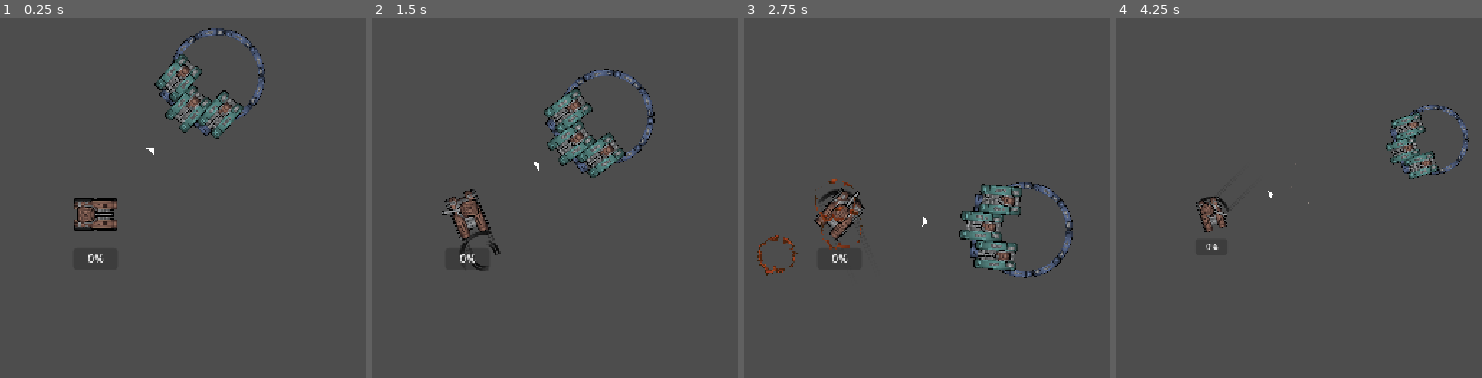
Above: before the commit, frames 1-4 (left to right).
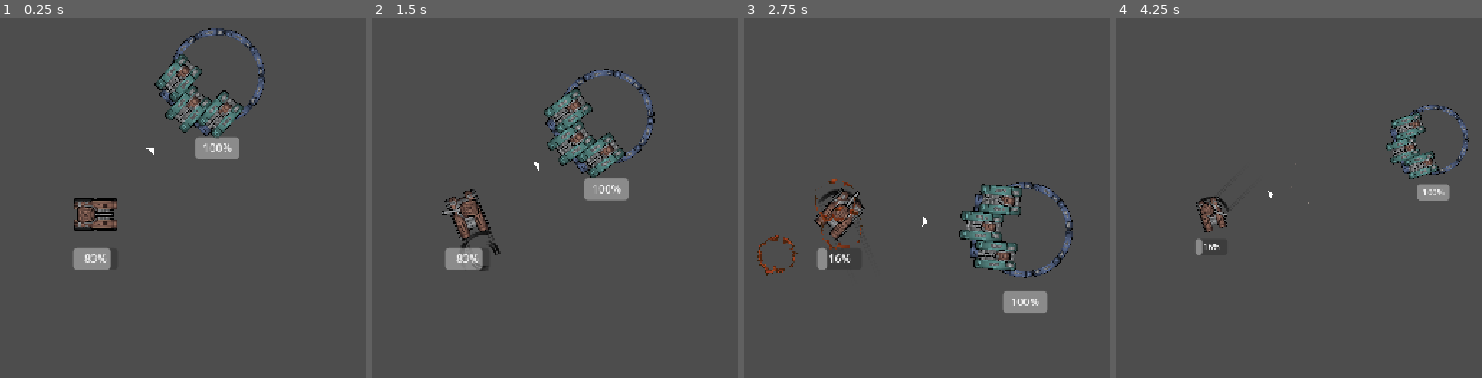
Above: after the commit, the same moments.

Repository: debris/tankrpg
Game: Godot game, scene res://src/test.tscn
Same seed, same stepped clock (60 frames per second), same inputs: the game is played once before the commit and once after it.
Inputs (mouse positions are in pixels of both pictures, inside the frame that each line leads up to):
- Up to frame 1 (0.25 s): no input
- Up to frame 2 (1.5 s): tap Enter at 0.5 s; move the mouse to (642, 190) at 0.52 s; hold D (move_right) 0.53-1.28 s; move the mouse to (outside the picture) at 1.27 s; hold S (move_down) from 1.28 s (still down)
- Up to frame 3 (2.75 s): move the mouse to (919, 115) at 2.02 s; release S (move_down) at 2.03 s; hold D (move_right) from 2.03 s (still down)
- Up to frame 4 (4.25 s): move the mouse to (1170, 302) at 2.77 s; release D (move_right) at 2.78 s; hold W (move_up) 2.78-3.53 s; move the mouse to (1452, 280) at 3.52 s; hold A (move_left) from 3.53 s (still down)

The runs differ from the first frame. In frame 1, 1.3% of the frame differs, in the area x 19-66%, y 33-70%; in frame 2, 1.4%, in the area x 19-71%, y 44-70%; in frame 3, 1.0%; in frame 4, 0.7%.

Commit message:
unified player and enemy character implementation, added health

Diff:
--- a/src/boss_a.tscn
+++ b/src/boss_a.tscn
@@ -1,14 +1,138 @@
-[gd_scene load_steps=8 format=3 uid="uid://c1kpo7odxbp1x"]
+[gd_scene load_steps=21 format=3 uid="uid://c1kpo7odxbp1x"]
 
 [ext_resource type="Script" uid="uid://dyxio481h6ibk" path="res://src/shoot_on_click.gd" id="1_6skci"]
+[ext_resource type="Script" uid="uid://cw2dt74eia04p" path="res://src/game_character.gd" id="1_c3vp1"]
 [ext_resource type="Texture2D" uid="uid://bsf8o128e1e48" path="res://assets/tanks/nice/Hull_05.png" id="1_o7glv"]
 [ext_resource type="PackedScene" uid="uid://bq0fpi8641yeu" path="res://src/bullet.tscn" id="2_lv5u0"]
 [ext_resource type="Texture2D" uid="uid://45byhs8lq5fa" path="res://assets/tanks/nice/Hull_01.png" id="3_d1fng"]
 [ext_resource type="Texture2D" uid="uid://0si3ng1te8dc" path="res://assets/tanks/nice/Gun_03.png" id="5_5xow0"]
 [ext_resource type="Texture2D" uid="uid://043aecofl25h" path="res://assets/tanks/nice/tank_side.png" id="6_sycpn"]
 [ext_resource type="Script" uid="uid://cveum6bjauqtr" path="res://src/circle.gd" id="7_lt8aw"]
-
-[node name="BossA" type="Node2D"]
+[ext_resource type="Script" uid="uid://dmiqxp4p0by5o" path="res://src/health.gd" id="9_nvjtk"]
+[ext_resource type="Script" uid="uid://1bhvdr12em3r" path="res://src/health_bar.gd" id="10_1k7im"]
+
+[sub_resource type="Animation" id="Animation_1k7im"]
+resource_name = "shoot"
+length = 0.5
+step = 0.1
+tracks/0/type = "value"
+tracks/0/imported = false
+tracks/0/enabled = true
+tracks/0/path = NodePath("RotationRoot/Body/TowerA/Gun:position")
+tracks/0/interp = 1
+tracks/0/loop_wrap = true
+tracks/0/keys = {
+"times": PackedFloat32Array(0, 0.5),
+"transitions": PackedFloat32Array(1, 1),
+"update": 0,
+"values": [Vector2(-6, 0), Vector2(0, 0)]
+}
+
+[sub_resource type="Animation" id="Animation_fggg6"]
+length = 0.001
+tracks/0/type = "value"
+tracks/0/imported = false
+tracks/0/enabled = true
+tracks/0/path = NodePath("RotationRoot/Body/TowerA/Gun:position")
+tracks/0/interp = 1
+tracks/0/loop_wrap = true
+tracks/0/keys = {
+"times": PackedFloat32Array(0),
+"transitions": PackedFloat32Array(1),
+"update": 0,
+"values": [Vector2(0, 0)]
+}
+
+[sub_resource type="AnimationLibrary" id="AnimationLibrary_fggg6"]
+_data = {
+&"RESET": SubResource("Animation_fggg6"),
+&"shoot": SubResource("Animation_1k7im")
+}
+
+[sub_resource type="Animation" id="Animation_5qqah"]
+resource_name = "shoot"
+length = 0.5
+step = 0.1
+tracks/0/type = "value"
+tracks/0/imported = false
+tracks/0/enabled = true
+tracks/0/path = NodePath("Gun:position")
+tracks/0/interp = 1
+tracks/0/loop_wrap = true
+tracks/0/keys = {
+"times": PackedFloat32Array(0, 0.5),
+"transitions": PackedFloat32Array(1, 1),
+"update": 0,
+"values": [Vector2(-6, 0), Vector2(0, 0)]
+}
+
+[sub_resource type="Animation" id="Animation_yvgdy"]
+length = 0.001
+tracks/0/type = "value"
+tracks/0/imported = false
+tracks/0/enabled = true
+tracks/0/path = NodePath("Gun:position")
+tracks/0/interp = 1
+tracks/0/loop_wrap = true
+tracks/0/keys = {
+"times": PackedFloat32Array(0),
+"transitions": PackedFloat32Array(1),
+"update": 0,
+"values": [Vector2(0, 0)]
+}
+
+[sub_resource type="AnimationLibrary" id="AnimationLibrary_yvgdy"]
+_data = {
+&"RESET": SubResource("Animation_yvgdy"),
+&"shoot": SubResource("Animation_5qqah")
+}
+
+[sub_resource type="Animation" id="Animation_xbdup"]
+resource_name = "shoot"
+length = 0.5
+step = 0.1
+tracks/0/type = "value"
+tracks/0/imported = false
+tracks/0/enabled = true
+tracks/0/path = NodePath("Gun:position")
+tracks/0/interp = 1
+tracks/0/loop_wrap = true
+tracks/0/keys = {
+"times": PackedFloat32Array(0, 0.5),
+"transitions": PackedFloat32Array(1, 1),
+"update": 0,
+"values": [Vector2(-6, 0), Vector2(0, 0)]
+}
+
+[sub_resource type="Animation" id="Animation_hha46"]
+length = 0.001
+tracks/0/type = "value"
+tracks/0/imported = false
+tracks/0/enabled = true
+tracks/0/path = NodePath("Gun:position")
+tracks/0/interp = 1
+tracks/0/loop_wrap = true
+tracks/0/keys = {
+"times": PackedFloat32Array(0),
+"transitions": PackedFloat32Array(1),
+"update": 0,
+"values": [Vector2(0, 0)]
+}
+
+[sub_resource type="AnimationLibrary" id="AnimationLibrary_hha46"]
+_data = {
+&"RESET": SubResource("Animation_hha46"),
+&"shoot": SubResource("Animation_xbdup")
+}
+
+[sub_resource type="CircleShape2D" id="CircleShape2D_c3vp1"]
+radius = 72.0
+
+[node name="BossA" type="CharacterBody2D"]
+collision_layer = 2
+collision_mask = 3
+script = ExtResource("1_c3vp1")
+metadata/_custom_type_script = "uid://cw2dt74eia04p"
 
 [node name="Line2D" type="Line2D" parent="."]
 texture_repeat = 2
@@ -29,12 +153,12 @@
 position = Vector2(64, 0)
 metadata/_edit_group_ = true
 
-[node name="Hull05" type="Sprite2D" parent="RotationRoot/Body"]
+[node name="HullX" type="Sprite2D" parent="RotationRoot/Body"]
 position = Vector2(-8, -16)
 scale = Vector2(0.25, 0.25)
 texture = ExtResource("1_o7glv")
 
-[node name="Hull06" type="Sprite2D" parent="RotationRoot/Body"]
+[node name="HullX2" type="Sprite2D" parent="RotationRoot/Body"]
 position = Vector2(-8, 16)
 rotation = 3.14159
 scale = Vector2(0.25, 0.25)
@@ -43,38 +167,51 @@
 [node name="TowerA" type="Node2D" parent="RotationRoot/Body"]
 position = Vector2(-24, -40)
 
-[node name="Shoot" type="Node" parent="RotationRoot/Body/TowerA" node_paths=PackedStringArray("shooter", "bullet_origin")]
+[node name="Shoot" type="Node" parent="RotationRoot/Body/TowerA" node_paths=PackedStringArray("shooter", "bullet_origin", "animation_player")]
 script = ExtResource("1_6skci")
 shooter = NodePath("../../../..")
 bullet_origin = NodePath("..")
 bullet_scene = ExtResource("2_lv5u0")
+animation_player = NodePath("../ShootAnimationPlayer")
 metadata/_custom_type_script = "uid://dyxio481h6ibk"
 
-[node name="Hull04" type="Sprite2D" parent="RotationRoot/Body/TowerA"]
+[node name="ShootAnimationPlayer" type="AnimationPlayer" parent="RotationRoot/Body/TowerA"]
+root_node = NodePath("../../../..")
+libraries = {
+&"": SubResource("AnimationLibrary_fggg6")
+}
+
+[node name="Hull" type="Sprite2D" parent="RotationRoot/Body/TowerA"]
 rotation = 1.5708
 scale = Vector2(0.25, 0.25)
 texture = ExtResource("3_d1fng")
 
-[node name="Gun03" type="Sprite2D" parent="RotationRoot/Body/TowerA"]
+[node name="Gun" type="Sprite2D" parent="RotationRoot/Body/TowerA"]
 rotation = 1.5708
 scale = Vector2(0.25, 0.25)
 texture = ExtResource("5_5xow0")
 
 [node name="TowerA2" type="Node2D" parent="RotationRoot/Body"]
 
-[node name="Shoot" type="Node" parent="RotationRoot/Body/TowerA2" node_paths=PackedStringArray("shooter", "bullet_origin")]
+[node name="Shoot" type="Node" parent="RotationRoot/Body/TowerA2" node_paths=PackedStringArray("shooter", "bullet_origin", "animation_player")]
 script = ExtResource("1_6skci")
 shooter = NodePath("../../../..")
 bullet_origin = NodePath("..")
 bullet_scene = ExtResource("2_lv5u0")
+animation_player = NodePath("../ShootAnimationPlayer")
 metadata/_custom_type_script = "uid://dyxio481h6ibk"
 
-[node name="Hull03" type="Sprite2D" parent="RotationRoot/Body/TowerA2"]
+[node name="ShootAnimationPlayer" type="AnimationPlayer" parent="RotationRoot/Body/TowerA2"]
+libraries = {
+&"": SubResource("AnimationLibrary_yvgdy")
+}
+
+[node name="Hull" type="Sprite2D" parent="RotationRoot/Body/TowerA2"]
 rotation = 1.5708
 scale = Vector2(0.25, 0.25)
 texture = ExtResource("3_d1fng")
 
-[node name="Gun04" type="Sprite2D" parent="RotationRoot/Body/TowerA2"]
+[node name="Gun" type="Sprite2D" parent="RotationRoot/Body/TowerA2"]
 rotation = 1.5708
 scale = Vector2(0.25, 0.25)
 texture = ExtResource("5_5xow0")
@@ -82,23 +219,54 @@
 [node name="TowerA3" type="Node2D" parent="RotationRoot/Body"]
 position = Vector2(-24, 40)
 
-[node name="Shoot" type="Node" parent="RotationRoot/Body/TowerA3" node_paths=PackedStringArray("shooter", "bullet_origin")]
+[node name="Shoot" type="Node" parent="RotationRoot/Body/TowerA3" node_paths=PackedStringArray("shooter", "bullet_origin", "animation_player")]
 script = ExtResource("1_6skci")
 shooter = NodePath("../../../..")
 bullet_origin = NodePath("..")
 bullet_scene = ExtResource("2_lv5u0")
+animation_player = NodePath("../ShootAnimationPlayer")
 metadata/_custom_type_script = "uid://dyxio481h6ibk"
 
-[node name="Hull02" type="Sprite2D" parent="RotationRoot/Body/TowerA3"]
+[node name="ShootAnimationPlayer" type="AnimationPlayer" parent="RotationRoot/Body/TowerA3"]
+libraries = {
+&"": SubResource("AnimationLibrary_hha46")
+}
+
+[node name="Hull" type="Sprite2D" parent="RotationRoot/Body/TowerA3"]
 rotation = 1.5708
 scale = Vector2(0.25, 0.25)
 texture = ExtResource("3_d1fng")
 
-[node name="Gun05" type="Sprite2D" parent="RotationRoot/Body/TowerA3"]
+[node name="Gun" type="Sprite2D" parent="RotationRoot/Body/TowerA3"]
 rotation = 1.5708
 scale = Vector2(0.25, 0.25)
 texture = ExtResource("5_5xow0")
 
+[node name="CollisionShape2D" type="CollisionShape2D" parent="."]
+shape = SubResource("CircleShape2D_c3vp1")
+
+[node name="Health" type="Node" parent="."]
+script = ExtResource("9_nvjtk")
+current_health = 100.0
+max_health = 100.0
+metadata/_custom_type_script = "uid://dmiqxp4p0by5o"
+
+[node name="HealthBarRoot" type="Node2D" parent="."]
+top_level = true
+
+[node name="HealthBar" type="ProgressBar" parent="HealthBarRoot"]
+offset_left = -32.0
+offset_top = 88.0
+offset_right = 32.0
+offset_bottom = 120.0
+script = ExtResource("10_1k7im")
+
+[node name="RemoteTransform2D" type="RemoteTransform2D" parent="."]
+remote_path = NodePath("../HealthBarRoot")
+update_rotation = false
+
+[connection signal="on_hit" from="." to="Health" method="take_damage"]
 [connection signal="timeout" from="Timer" to="RotationRoot/Body/TowerA/Shoot" method="shoot"]
 [connection signal="timeout" from="Timer" to="RotationRoot/Body/TowerA2/Shoot" method="shoot"]
 [connection signal="timeout" from="Timer" to="RotationRoot/Body/TowerA3/Shoot" method="shoot"]
+[connection signal="health_changed" from="Health" to="HealthBarRoot/HealthBar" method="set_health"]
--- a/src/damage_player.gd
+++ b/src/damage_player.gd
@@ -6,7 +6,7 @@
 @export var hit_source: Node2D
 
 func hit_player(body: Node2D):
-	var player: PlayerCharacter = body
+	var player: GameCharacter = body
 	if player != null:
 		hit_source.queue_free()
 		player.hit(10.0)
--- a/src/dash.gd
+++ b/src/dash.gd
@@ -1,7 +1,7 @@
 extends Node
 class_name DashOnSpace
 
-@export var player: PlayerCharacter
+@export var player: GameCharacter
 
 func dash():
 	var tween = create_tween()
--- a/src/player.gd
+++ b/src/game_character.gd
@@ -1,5 +1,5 @@
 extends CharacterBody2D
-class_name PlayerCharacter
+class_name GameCharacter
 
 signal on_hit(damage: float)
 
--- /dev/null
+++ b/src/health.gd
@@ -0,0 +1,21 @@
+extends Node
+class_name Health
+
+signal health_changed(current: float, maxh: float)
+
+@export var current_health: float:
+	set(value):
+		current_health = value
+		health_changed.emit(current_health, max_health)
+
+@export var max_health: float:
+	set(value):
+		max_health = value
+		health_changed.emit(current_health, max_health)
+
+
+func _ready() -> void:
+	health_changed.emit(current_health, max_health)
+
+func take_damage(damage: float):
+	current_health -= damage
--- /dev/null
+++ b/src/health_bar.gd
@@ -0,0 +1,4 @@
+extends ProgressBar
+
+func set_health(current: float, maxh: float):
+	value = current/maxh * 100.0
--- a/src/player.tscn
+++ b/src/player.tscn
@@ -1,6 +1,6 @@
-[gd_scene load_steps=25 format=3 uid="uid://dienfwi6ydrvq"]
-
-[ext_resource type="Script" uid="uid://cw2dt74eia04p" path="res://src/player.gd" id="1_pg28d"]
+[gd_scene load_steps=27 format=3 uid="uid://dienfwi6ydrvq"]
+
+[ext_resource type="Script" uid="uid://cw2dt74eia04p" path="res://src/game_character.gd" id="1_pg28d"]
 [ext_resource type="Texture2D" uid="uid://5aqytx37xun3" path="res://assets/tanks/nice/tracks.png" id="2_dxtnc"]
 [ext_resource type="Texture2D" uid="uid://7422xgn8d6g4" path="res://assets/tanks/nice/Hull_02.png" id="2_rclot"]
 [ext_resource type="Texture2D" uid="uid://cr60aagilq5ht" path="res://assets/tanks/nice/Gun_01.png" id="3_rclot"]
@@ -14,12 +14,14 @@
 [ext_resource type="Texture2D" uid="uid://pncm0l736uoi" path="res://assets/tanks/nice/Track_4_B.png" id="11_ndfpv"]
 [ext_resource type="Script" uid="uid://bckq56roup5s6" path="res://src/on_take_damage.gd" id="12_fxwnc"]
 [ext_resource type="AudioStream" uid="uid://c3x0o4po4b4ud" path="res://assets/sounds/impact.mp3" id="12_nic3v"]
+[ext_resource type="Script" uid="uid://dmiqxp4p0by5o" path="res://src/health.gd" id="13_hc2cd"]
+[ext_resource type="Script" uid="uid://1bhvdr12em3r" path="res://src/health_bar.gd" id="16_mlfxl"]
+
+[sub_resource type="RectangleShape2D" id="RectangleShape2D_ndfpv"]
+size = Vector2(64, 48)
 
 [sub_resource type="Gradient" id="Gradient_nic3v"]
 colors = PackedColorArray(0, 0, 0, 0.713726, 0, 0, 0, 0)
-
-[sub_resource type="RectangleShape2D" id="RectangleShape2D_ndfpv"]
-size = Vector2(64, 48)
 
 [sub_resource type="ShaderMaterial" id="ShaderMaterial_ndfpv"]
 
@@ -80,7 +82,7 @@
 tracks/0/type = "value"
 tracks/0/imported = false
 tracks/0/enabled = true
-tracks/0/path = NodePath("LeftCaterpillar:texture")
+tracks/0/path = NodePath("Body/LeftCaterpillar:texture")
 tracks/0/interp = 1
 tracks/0/loop_wrap = true
 tracks/0/keys = {
@@ -92,7 +94,7 @@
 tracks/1/type = "value"
 tracks/1/imported = false
 tracks/1/enabled = true
-tracks/1/path = NodePath("RightCaterpillar:texture")
+tracks/1/path = NodePath("Body/RightCaterpillar:texture")
 tracks/1/interp = 1
 tracks/1/loop_wrap = true
 tracks/1/keys = {
@@ -108,7 +110,7 @@
 tracks/0/type = "value"
 tracks/0/imported = false
 tracks/0/enabled = true
-tracks/0/path = NodePath("LeftCaterpillar:texture")
+tracks/0/path = NodePath("Body/LeftCaterpillar:texture")
 tracks/0/interp = 1
 tracks/0/loop_wrap = true
 tracks/0/keys = {
@@ -120,7 +122,7 @@
 tracks/1/type = "value"
 tracks/1/imported = false
 tracks/1/enabled = true
-tracks/1/path = NodePath("RightCaterpillar:texture")
+tracks/1/path = NodePath("Body/RightCaterpillar:texture")
 tracks/1/interp = 1
 tracks/1/loop_wrap = true
 tracks/1/keys = {
@@ -138,7 +140,7 @@
 tracks/0/type = "value"
 tracks/0/imported = false
 tracks/0/enabled = true
-tracks/0/path = NodePath("LeftCaterpillar:texture")
+tracks/0/path = NodePath("Body/LeftCaterpillar:texture")
 tracks/0/interp = 1
 tracks/0/loop_wrap = true
 tracks/0/keys = {
@@ -150,7 +152,7 @@
 tracks/1/type = "value"
 tracks/1/imported = false
 tracks/1/enabled = true
-tracks/1/path = NodePath("RightCaterpillar:texture")
+tracks/1/path = NodePath("Body/RightCaterpillar:texture")
 tracks/1/interp = 1
 tracks/1/loop_wrap = true
 tracks/1/keys = {
@@ -168,11 +170,17 @@
 }
 
 [node name="Player" type="CharacterBody2D"]
+collision_mask = 3
 motion_mode = 1
 wall_min_slide_angle = 0.0
 script = ExtResource("1_pg28d")
 
-[node name="CPUParticles2D" type="CPUParticles2D" parent="."]
+[node name="CollisionShape2D" type="CollisionShape2D" parent="."]
+shape = SubResource("RectangleShape2D_ndfpv")
+
+[node name="Body" type="Node2D" parent="."]
+
+[node name="CPUParticles2D" type="CPUParticles2D" parent="Body"]
 position = Vector2(-28, -18)
 scale = Vector2(0.25, 0.25)
 amount = 60
@@ -181,7 +189,7 @@
 gravity = Vector2(0, 0)
 color_ramp = SubResource("Gradient_nic3v")
 
-[node name="CPUParticles2D2" type="CPUParticles2D" parent="."]
+[node name="CPUParticles2D2" type="CPUParticles2D" parent="Body"]
 position = Vector2(-28, 18)
 scale = Vector2(0.25, 0.25)
 amount = 60
@@ -190,7 +198,7 @@
 gravity = Vector2(0, 0)
 color_ramp = SubResource("Gradient_nic3v")
 
-[node name="CPUParticles2D3" type="CPUParticles2D" parent="."]
+[node name="CPUParticles2D3" type="CPUParticles2D" parent="Body"]
 position = Vector2(4, -18)
 scale = Vector2(0.25, 0.25)
 amount = 60
@@ -199,7 +207,7 @@
 gravity = Vector2(0, 0)
 color_ramp = SubResource("Gradient_nic3v")
 
-[node name="CPUParticles2D4" type="CPUParticles2D" parent="."]
+[node name="CPUParticles2D4" type="CPUParticles2D" parent="Body"]
 position = Vector2(4, 18)
 scale = Vector2(0.25, 0.25)
 amount = 60
@@ -208,22 +216,19 @@
 gravity = Vector2(0, 0)
 color_ramp = SubResource("Gradient_nic3v")
 
-[node name="CollisionShape2D" type="CollisionShape2D" parent="."]
-shape = SubResource("RectangleShape2D_ndfpv")
-
-[node name="LeftCaterpillar" type="Sprite2D" parent="."]
+[node name="LeftCaterpillar" type="Sprite2D" parent="Body"]
 position = Vector2(0, -18)
 rotation = 1.5708
 scale = Vector2(0.25, 0.25)
 texture = ExtResource("10_hclnh")
 
-[node name="RightCaterpillar" type="Sprite2D" parent="."]
+[node name="RightCaterpillar" type="Sprite2D" parent="Body"]
 position = Vector2(0, 18)
 rotation = 1.5708
 scale = Vector2(0.25, 0.25)
 texture = ExtResource("10_hclnh")
 
-[node name="BodySprite" type="Sprite2D" parent="."]
+[node name="BodySprite" type="Sprite2D" parent="Body"]
 material = SubResource("ShaderMaterial_ndfpv")
 rotation = 1.5708
 scale = Vector2(0.25, 0.25)
@@ -277,6 +282,11 @@
 script = ExtResource("12_fxwnc")
 node = NodePath("../..")
 
+[node name="Health" type="Node" parent="Scripts"]
+script = ExtResource("13_hc2cd")
+current_health = 25.0
+max_health = 30.0
+
 [node name="ShootAnimationPlayer" type="AnimationPlayer" parent="."]
 libraries = {
 &"": SubResource("AnimationLibrary_hclnh")
@@ -292,19 +302,22 @@
 stream = ExtResource("12_nic3v")
 
 [node name="RemoteTransform2D" type="RemoteTransform2D" parent="."]
-remote_path = NodePath("../ProgressBarRoot")
+remote_path = NodePath("../HealthBarRoot")
 update_rotation = false
 
-[node name="ProgressBarRoot" type="Node2D" parent="."]
+[node name="HealthBarRoot" type="Node2D" parent="."]
 top_level = true
 
-[node name="ProgressBar" type="ProgressBar" parent="ProgressBarRoot"]
+[node name="Healthbar" type="ProgressBar" parent="HealthBarRoot"]
 offset_left = -32.0
 offset_top = 48.0
 offset_right = 32.0
 offset_bottom = 80.0
 mouse_filter = 2
+script = ExtResource("16_mlfxl")
 
 [connection signal="on_hit" from="." to="Scripts/OnTakeDamage" method="start_hurt_animation"]
+[connection signal="on_hit" from="." to="Scripts/Health" method="take_damage"]
 [connection signal="pressed" from="Scripts/InputLeftClick" to="Scripts/Shoot" method="shoot"]
 [connection signal="pressed" from="Scripts/InputSpace" to="Scripts/Dash" method="dash"]
+[connection signal="health_changed" from="Scripts/Health" to="HealthBarRoot/Healthbar" method="set_health"]
--- a/src/test.tscn
+++ b/src/test.tscn
@@ -41,13 +41,16 @@
 visible = false
 position = Vector2(104, 40)
 script = ExtResource("2_osw1l")
-progress = 0.222698
+progress = 0.319302
 
 [node name="BossA" parent="Game" instance=ExtResource("7_b7fi5")]
 position = Vector2(175.418, -199.459)
 
 [node name="Line2D" parent="Game/BossA" index="0"]
 points = PackedVector2Array(64, 0, 63.9903, 1.11695, 63.961, 2.23357, 63.9123, 3.3495, 63.8441, 4.46441, 63.7565, 5.577 …(6665 unchanged characters)…
+
+[node name="HealthBarRoot" parent="Game/BossA" index="5"]
+position = Vector2(175.418, -199.459)
 
 [node name="RotateTowards" type="Node" parent="Game/BossA" node_paths=PackedStringArray("body", "towards")]
 script = ExtResource("6_kp6gn")
--- a/src/wsad_tank_movement.gd
+++ b/src/wsad_tank_movement.gd
@@ -1,7 +1,7 @@
 extends Node
 class_name WsadTankMovement
 
-@export var character: PlayerCharacter
+@export var character: GameCharacter
 @export var animation_player: AnimationPlayer
 
 func _process(delta: float) -> void:
Renamed: src/player.gd.uid -> src/game_character.gd.uid
Not shown, added: src/health.gd.uid
Not shown, added: src/health_bar.gd.uid
